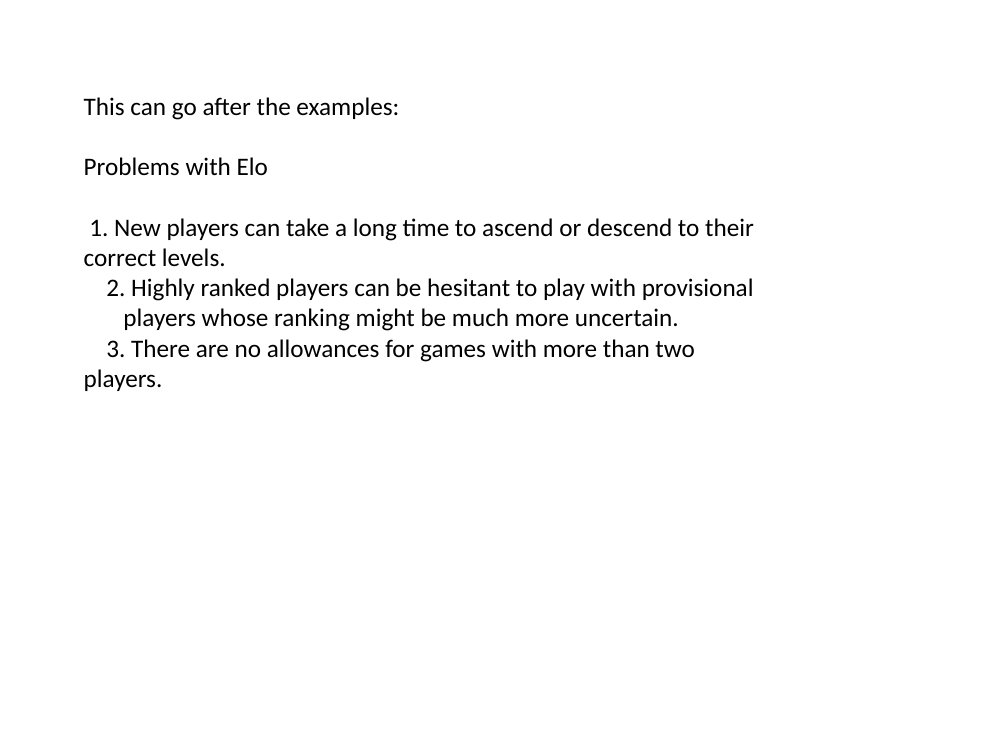
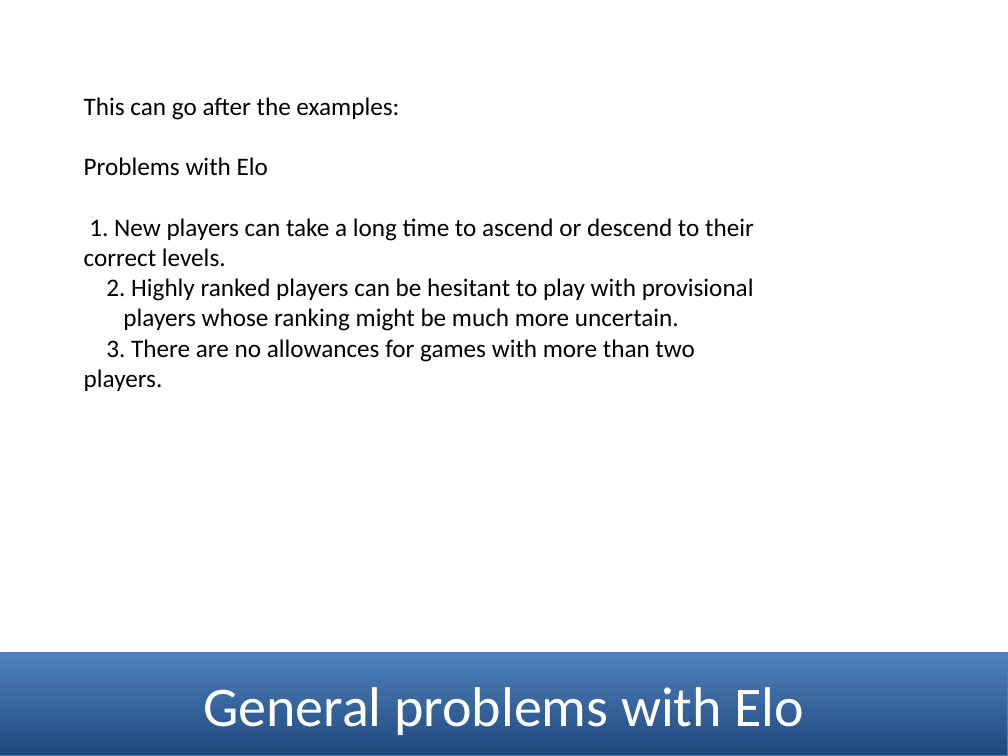
Before and after one commit to mneedham/ranking-algorithms, a slide deck: slide 49 of data-science-london.pptx (slide 40 before the commit). Drawn at 1008x756 pixels with LibreOffice and Linux fonts; fonts in the diff are those of the drawing. Boxes give left, top, right and bottom in pixels: in the first picture for what was removed or moved away, otherwise in the second. Text is boxed around its words. In the diff, an @@ line names an element or a change of style, - is before the commit and + after.

```diff
--- a/data-science-london.pptx
+++ b/data-science-london.pptx
@@ rectangle added at box(0, 652, 1008, 756), fill gradient #1F497D to #4F81BD, outline #4B7EBC 0.75 pt, 40 pt, text #FFFFFF @@
+General problems with Elo
```
Also in this commit, not shown: 1 other slide changed, 13 slides added, 3 slides removed, 4 other files.
